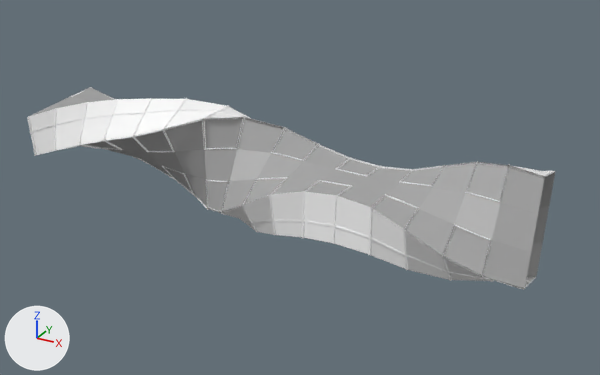
What one commit did to the FBX model Assets/PRISON161/Moduler_Pieces/Laberinto.fbx.
The view is the same before and after, from a 50 mm camera at (114.7, -115.8, 56.5) aimed at (49.6, 2.4, -2.6). Every picture has the same lights, and +X, +Y and +Z are marked at lower left. Where no turn or scale is listed for an object, it has been applied to the vertices.

In view in the first picture: 'PrisonDoor_1.002'.
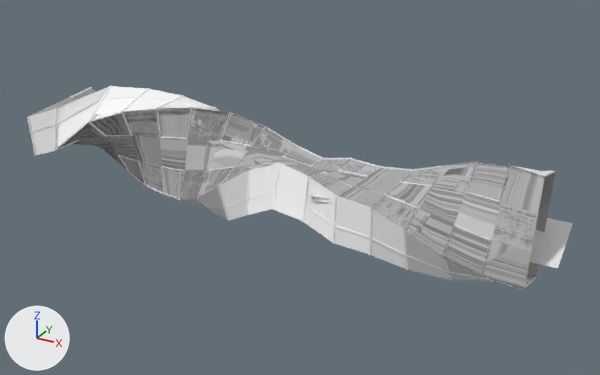
The change, as a list of edits to the scene's bpy script:
```text
Change me_scene_002:
    used by ob_prisondoor_1_002; location = (0.0, 0.0, 0.0)
    remove me_scene_002.from_pydata(...)  # 32008 vertices, 27664 faces; spans x -3.0..91.9, y -9.3..10.7, z -10.6..10.7
    add me_scene_002.from_pydata(...)  # 32008 vertices, 27664 faces; spans x -3.0..91.9, y -9.3..12.8, z -11.1..10.5
    me_scene_002 part 1: 17255 of 32008 vertices moved; they spanned x 0.7..58.6, y -9.2..10.7, z -10.6..10.7 and now span x 0.7..58.6, y -9.3..12.8, z -11.1..10.5; mean shift (0.0, 2.0, -0.4); largest move (26.5, 1.3, 10.7) -> (26.5, 10.5, 6.4)
    me_scene_002 part 2: texture (UV) coordinates of 48 of 27664 faces, centred in x 0.0..88.9, y -6.1..5.9, z -5.9..6.2, changed; they spanned u 0.0..0.0, v 0.0..0.0 and now span u 0.0..0.97, v 0.0..1.0
Add me_plane_002:
    me_plane_002.from_pydata([(-4.4, -3.9, -2.1), (4.4, -3.9, -2.1), (-4.4, 3.9, 2.1), (4.4, 3.9, 2.1), (-12.8, -4.1, -1.0), (-12.8, 4.8, -0.2), (-19.5, -6.2, -2.9), (-19.5, 2.5, -0.8), (-23.6, -7.1, -2.4), (-21.7, 1.4, -0.3), (-29.8, -8.6, -2.4), (-27.8, -0.2, -0.3), (-35.3, -8.5, -1.4), (-30.9, -1.0, 0.1), (-40.8, -8.6, -0.7), (-36.3, -1.0, -0.7), (-45.3, -9.2, -0.7), (-44.2, -0.4, -0.7)], [], [(0, 1, 3, 2), (0, 2, 5, 4), (4, 5, 7, 6), (6, 7, 9, 8), (8, 9, 11, 10), (10, 11, 13, 12), (12, 13, 15, 14), (14, 15, 17, 16)])
Add ob_plane_002:
    ob_plane_002 = bpy.data.objects.new('Plane.002', me_plane_002)
    ob_plane_002.location = (91.1, 4.1, -3.3)
```

Pixel boxes [x1, y1, x2, y2] of what changed, in the pictures (600 x 375 px; the box of a moved part takes in the faces that stretch with it):
'PrisonDoor_1.002', reshaped
    before: [27, 87, 556, 289]
    after: [27, 86, 556, 289]
'Plane.002', added
    after: [530, 218, 573, 268]
part 1 of me_scene_002, moved or reshaped
    before: [30, 87, 378, 243]
    after: [30, 86, 378, 242]
part 2 of me_scene_002, surface changed
    both: [337, 162, 545, 289]
